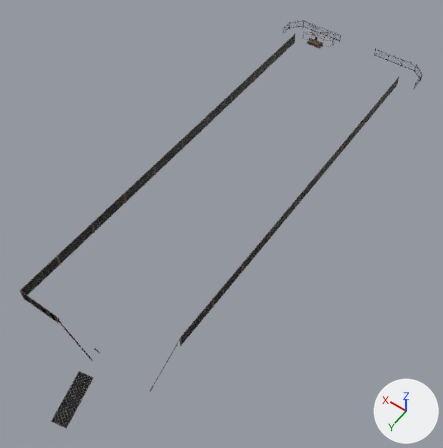
A saved change to the Blender file media/blend/track_backup.blend.
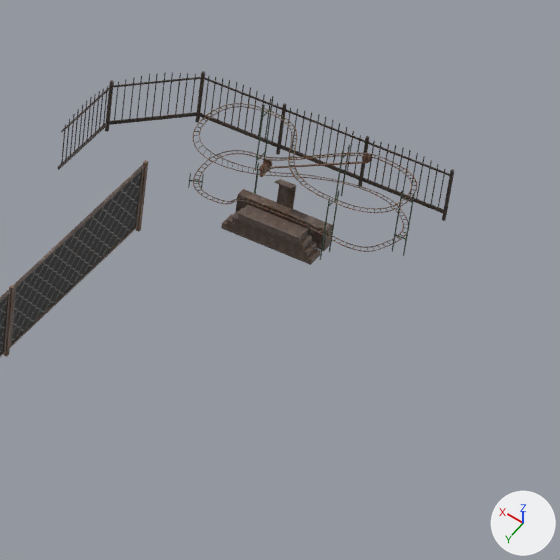
Old and new are each drawn whole from a 50 mm lens placed at (-259.6, 577.7, 449.4), pointed at (-46.8, 279.7, -19.0) and again close up on the part from 62% to 81% of the width and 2% to 21% of the height. The axes (+X, +Y, +Z) are drawn at lower right. The lights are the same throughout.
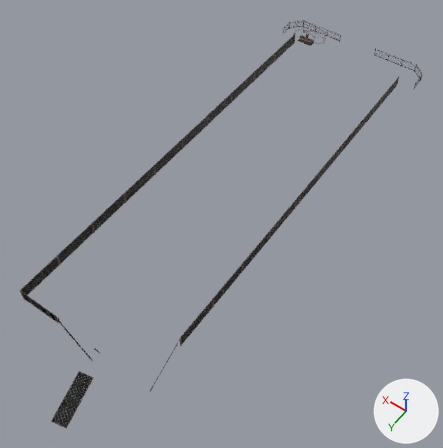
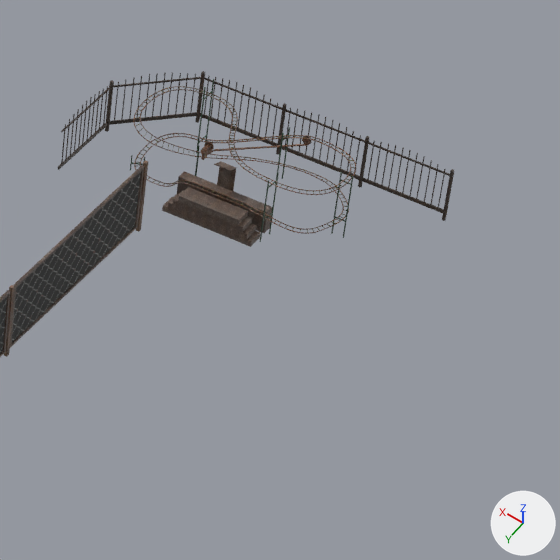
Where the change shows, as pixel boxes [x1, y1, x2, y2] in the close-ups (560 x 560 px):
'Cube.006', moved
    before: [221, 205, 320, 265]
    after: [162, 187, 260, 247]
'BezierCurve.001', moved
    before: [193, 103, 417, 252]
    after: [133, 86, 356, 234]
'Cube.007', moved
    before: [236, 179, 333, 251]
    after: [177, 161, 272, 233]
'Cube', moved
    before: [188, 96, 414, 260]
    after: [130, 79, 353, 242]
'Cube.049', moved
    before: [194, 105, 416, 250]
    after: [135, 87, 355, 233]
'Cylinder', moved
    before: [259, 158, 367, 177]
    after: [201, 141, 307, 160]
'Cylinder.001', moved
    before: [362, 153, 372, 163]
    after: [302, 135, 312, 145]

The change in detail:
Object 'Cube.007' (ob_cube_007) moves from (12.6, 1.9, 3.2) to (24.0, 3.6, 3.2).
Object 'Cube.006' (ob_cube_006) moves from (21.1, 5.6, 3.4) to (32.5, 7.2, 3.4).
Object 'Cylinder' (ob_cylinder) moves from (24.0, -10.6, 1.4) to (35.4, -8.9, 1.4).
Object 'Cube' (ob_cube) moves from (20.7, -1.4, 4.6) to (32.1, 0.3, 4.6).
Object 'BezierCurve.001' (ob_beziercurve_001) moves from (12.2, 3.3, 4.6) to (23.5, 4.9, 4.6).
Object 'Cube.049' (ob_cube_049) moves from (11.2, 3.8, 4.6) to (22.6, 5.4, 4.6).
Object 'Cylinder.001' (ob_cylinder_001) moves from (4.9, -12.0, 10.3) to (16.2, -10.3, 10.3).
